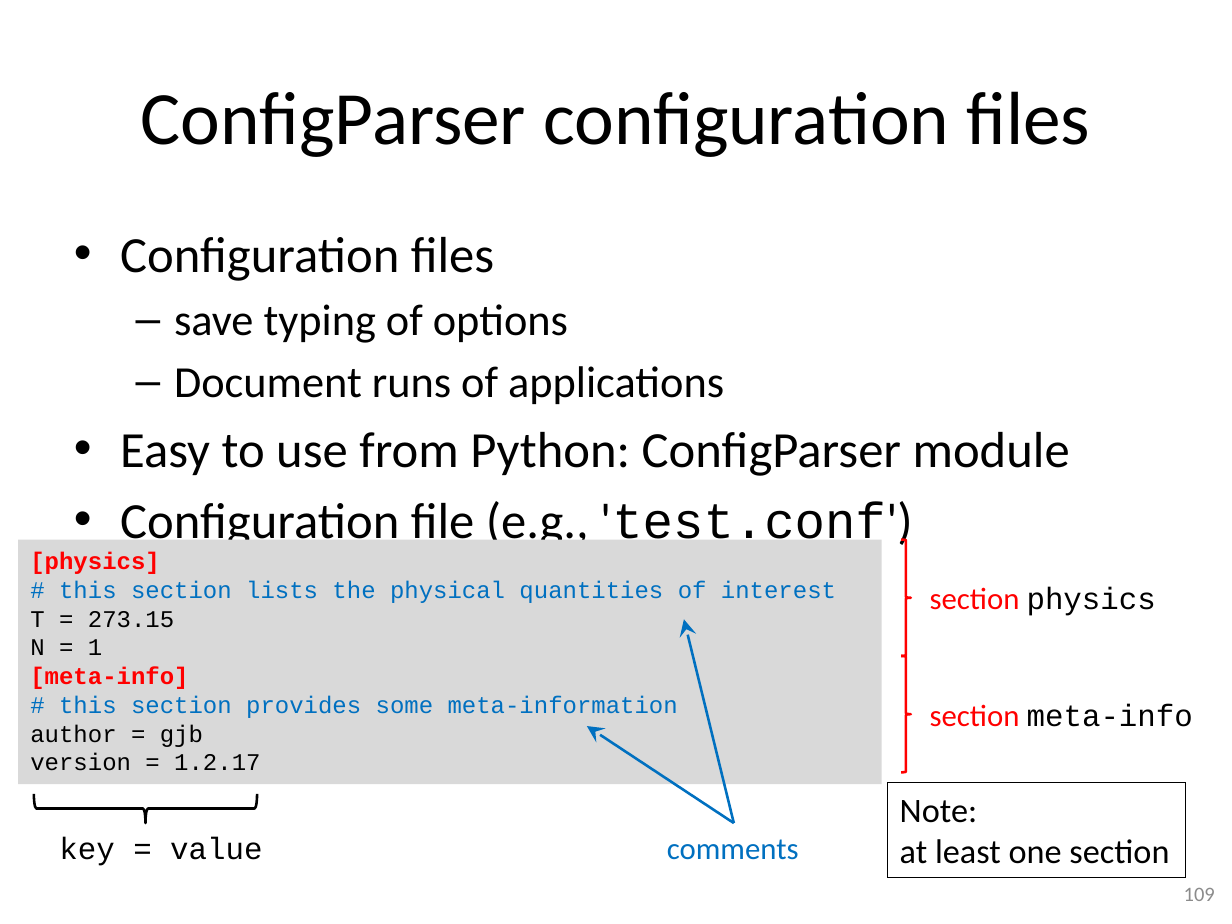
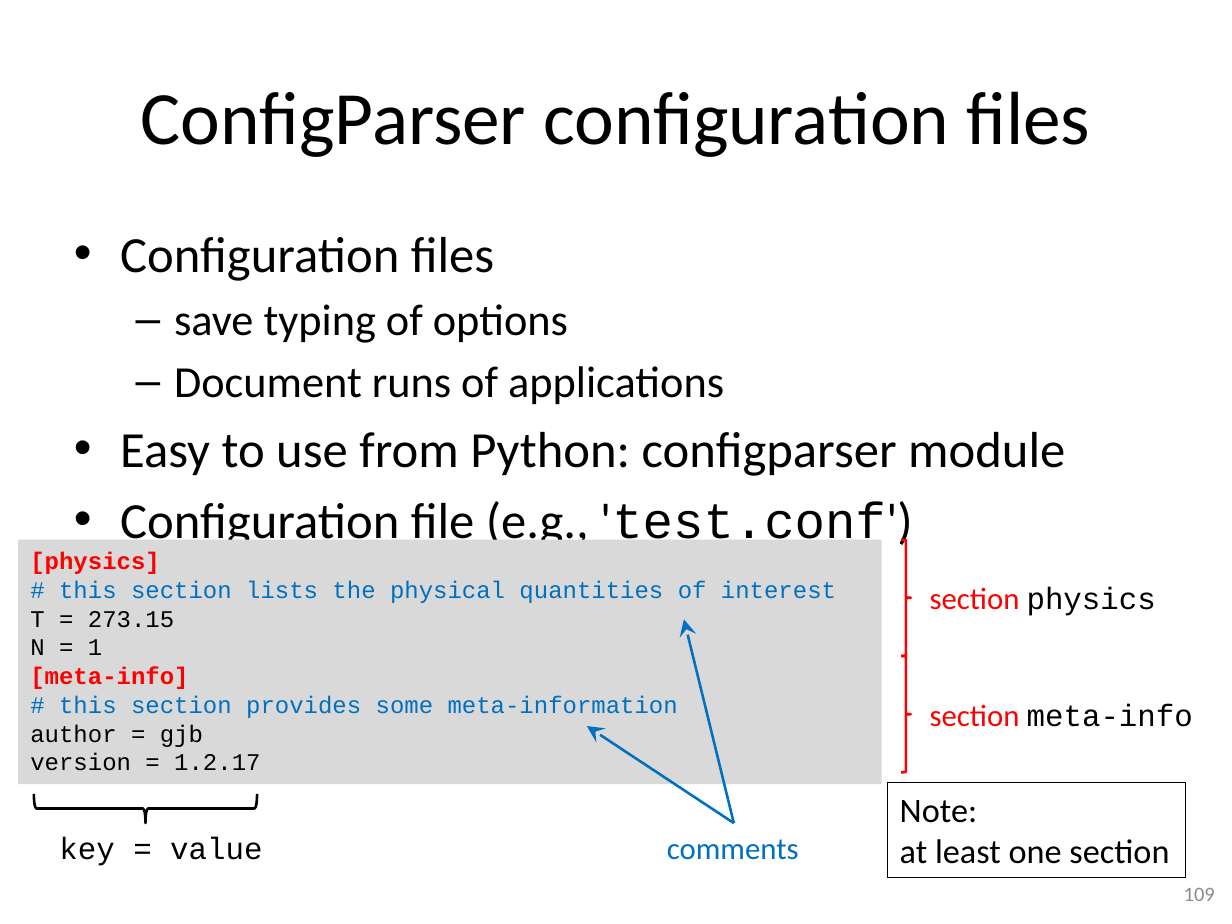
Before and after one commit to gjbex/training-material, a slide deck: slide 109 of Python/python-intro.pptx. Drawn at 1232x924 pixels with LibreOffice and Linux fonts; fonts in the diff are those of the drawing. Boxes give left, top, right and bottom in pixels: in the first picture for what was removed or moved away, otherwise in the second. Text is boxed around its words. In the diff, an @@ line names an element or a change of style, - is before the commit and + after.

```diff
--- a/Python/python-intro.pptx
+++ b/Python/python-intro.pptx
@@ text at box(120, 432, 1065, 476): text changed @@
-• Easy to use from Python: ConfigParser module
+• Easy to use from Python: configparser module
```
Also in this commit, not shown: 36 other slides changed.
